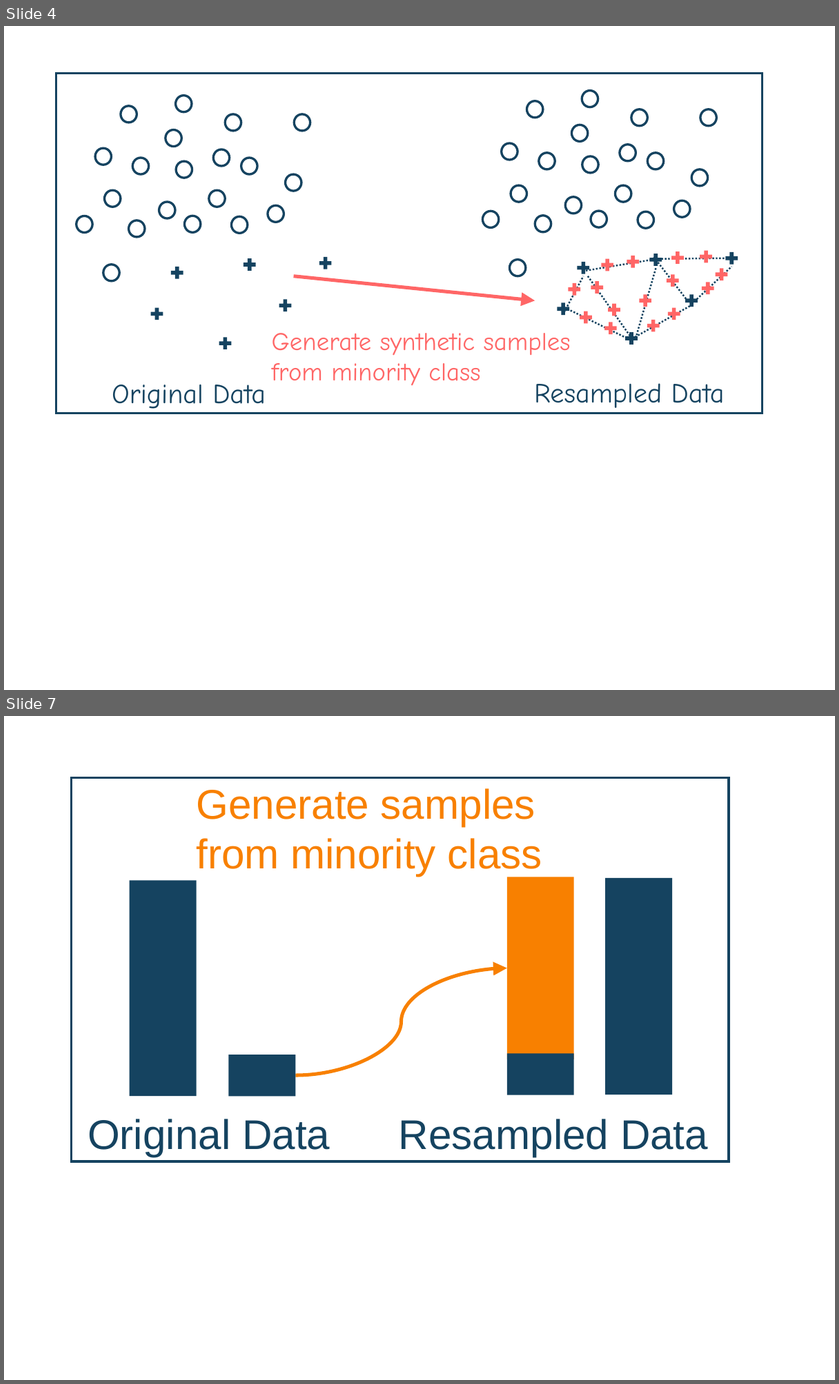
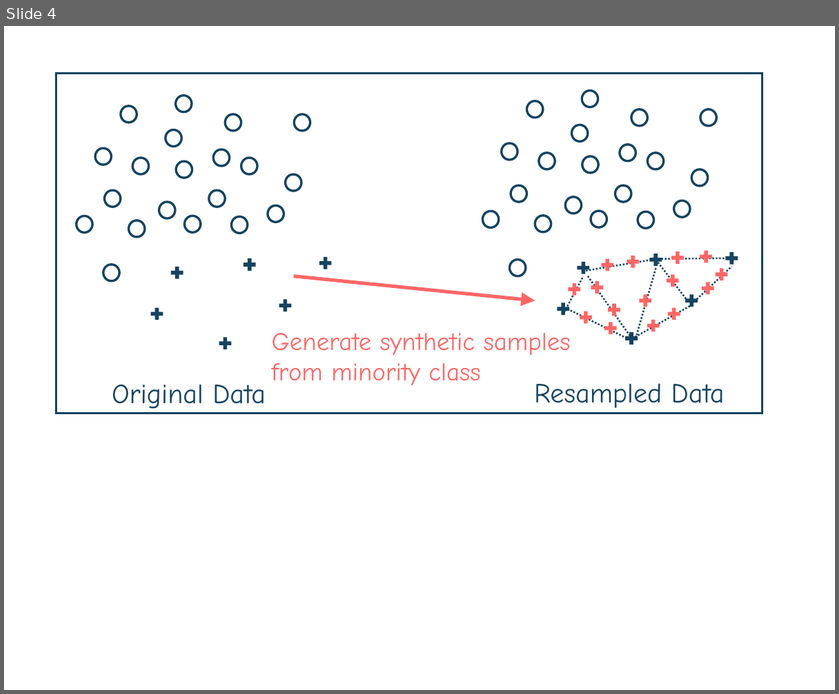
Before and after one commit to fmegahed/subsampling, a slide deck: Figures/subsampling.pptx. Shown one above the other, each under a label of ours: slides 4 and 7 before the commit, slide 4 after it; the slides between them are not shown. The pictures are 839x1384 and 839x694 pixels, drawn with LibreOffice and Linux fonts; fonts in the diff are those of the drawing. Boxes give left, top, right and bottom in pixels: in the first picture for what was removed or moved away, otherwise in the second. Text is boxed around its words. In the diff, an @@ line names an element or a change of style, - is before the commit and + after.

```diff
--- a/Figures/subsampling.pptx
+++ b/Figures/subsampling.pptx
@@ slide 7 removed at [4,716,835,1380], background #FFFFFF @@
@@ group removed at [70,777,728,1161]: 6 rectangles, 3 texts, 1 curved arrow @@
-Generate samples from minority class
-Resampled Data
-Original Data
```
Also in this commit, not shown: 1 slide changed, 4 slides added, 2 other slides removed, 12 other files.
